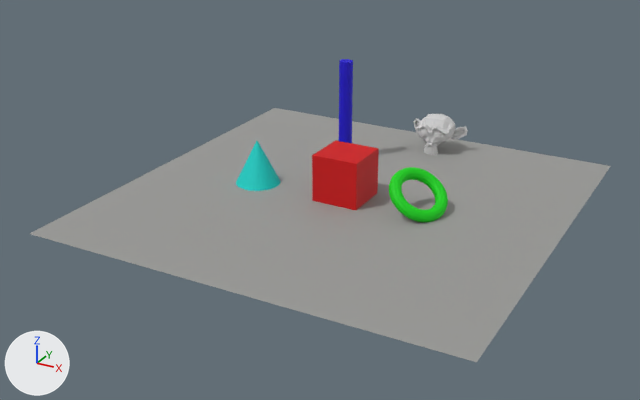
The OBJ model Prehistoric/res/models/myscene.obj: old version first, new version second.
Camera for both pictures: a camera (50 mm lens) standing at (15.4, -30.2, 14.8) and looking at (-1.0, -0.4, 0.0). Arrows for +X, +Y and +Z are at lower left; the lights stay in place. Where no turn or scale is listed for an object, it has been applied to the vertices. Vertices at the same position are counted once.

The scene before the commit, as lines of its bpy script (objects in view):
```python
me_cone = bpy.data.meshes.new('Cone')
me_cone.from_pydata(...)  # a 32-sided cone pointing to +z spanning x -5.03..-3.03, y -1.39..0.61, z 0.08..2.08
me_cone.materials.append(mat_material_006)  # cyan #00d1c8
me_cube = bpy.data.meshes.new('Cube')
me_cube.from_pydata(...)  # a box spanning x -1.0..1.0, y -1.0..1.0, z 0.15..2.15
me_cube.materials.append(mat_material_002)  # red #d10003
me_cylinder = bpy.data.meshes.new('Cylinder')
me_cylinder.from_pydata(...)  # a 32-sided cylinder along z spanning x -2.38..-1.77, y 3.71..4.28, z -2.69..4.73
me_cylinder.materials.append(mat_material_005)  # blue #1800d1
me_plane = bpy.data.meshes.new('Plane')
me_plane.from_pydata([(-8.9, -8.9, 0.2), (8.9, -8.9, 0.2), (-8.9, 8.9, 0.2), (8.9, 8.9, 0.2)], [], [(0, 1, 3, 2)])
me_plane.materials.append(mat_material_001)  # grey #9b9b98
me_suzanne = bpy.data.meshes.new('Suzanne')
me_suzanne.from_pydata(...)  # 505 vertices, 500 faces; spans x -0.22..2.52, y 6.2..7.9, z -0.11..1.86
me_suzanne.materials.append(mat_material_004)  # light grey #d1d1d1
me_torus = bpy.data.meshes.new('Torus')
me_torus.from_pydata(...)  # 576 vertices, 576 faces; spans x 2.15..4.35, y -1.2..1.2, z 0.09..1.78
me_torus.materials.append(mat_material_003)  # green #00d108
ob_cone = bpy.data.objects.new('Cone', me_cone)
ob_cone.location = (0.0, 0.0, 0.0)
ob_cube = bpy.data.objects.new('Cube', me_cube)
ob_cube.location = (0.0, 0.0, 0.0)
ob_cylinder = bpy.data.objects.new('Cylinder', me_cylinder)
ob_cylinder.location = (0.0, 0.0, 0.0)
ob_plane = bpy.data.objects.new('Plane', me_plane)
ob_plane.location = (0.0, 0.0, 0.0)
ob_suzanne = bpy.data.objects.new('Suzanne', me_suzanne)
ob_suzanne.location = (0.0, 0.0, 0.0)
ob_torus = bpy.data.objects.new('Torus', me_torus)
ob_torus.location = (0.0, 0.0, 0.0)
```
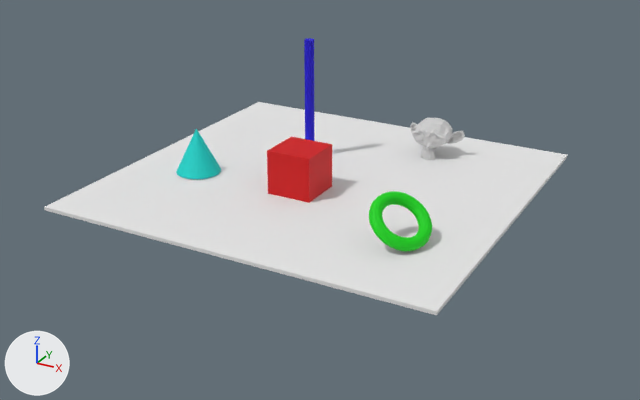
Boxes [x1, y1, x2, y2] around the edits, measured in the pictures (640 x 400 px):
'Plane', deleted
    before: [30, 108, 611, 362]
'Cube_Cube.002', added
    after: [44, 102, 567, 315]
'Cube', deleted (red)
    before: [312, 140, 379, 210]
'Cube.001', added (red)
    after: [267, 137, 332, 203]
'Torus', reshaped (7% wider, 9% taller)
    before: [389, 167, 448, 222]
    after: [369, 191, 432, 251]
'Cone', reshaped
    before: [236, 141, 281, 191]
    after: [176, 129, 221, 179]
'Cylinder', reshaped
    before: [339, 59, 353, 143]
    after: [304, 38, 315, 141]
'Suzanne', reshaped
    before: [413, 114, 468, 155]
    after: [410, 118, 465, 160]
part 1 of me_cone, deleted
    before: [236, 141, 281, 191]
part 2 of me_cone, added
    after: [176, 129, 221, 179]
part 3 of me_cylinder, deleted
    before: [339, 59, 353, 143]
part 4 of me_cylinder, added
    after: [304, 38, 315, 141]
part 6 of me_torus, deleted
    before: [389, 167, 448, 222]
part 7 of me_torus, added
    after: [369, 191, 432, 251]

Patch to the scene script:
```diff
--- a/Prehistoric/res/models/myscene.obj.py
+++ b/Prehistoric/res/models/myscene.obj.py
@@ me_cone @@
-me_cone.from_pydata(...)  # 33 vertices, 33 faces; spans x -5.03..-3.03, y -1.39..0.61, z 0.08..2.08
+me_cone.from_pydata(...)  # 33 vertices, 33 faces; spans x -8.18..-6.18, y -1.39..0.61, z 0.08..2.08
+# me_cone part 1: 33 vertices removed from x -5.03..-3.03, y -1.39..0.61, z 0.08..2.08
+# me_cone part 2: 33 vertices added at x -8.18..-6.18, y -1.39..0.61, z 0.08..2.08, forming a 32-sided cone pointing to +z
 me_cone.materials.append(mat_material_006)
@@ me_cylinder @@
-me_cylinder.from_pydata(...)  # 64 vertices, 34 faces; spans x -2.38..-1.77, y 3.71..4.28, z -2.69..4.73
+me_cylinder.from_pydata(...)  # 64 vertices, 34 faces; spans x -4.03..-3.58, y 3.54..3.97, z 0.06..5.54
+# me_cylinder part 3: 64 vertices removed from x -2.38..-1.77, y 3.71..4.28, z -2.69..4.73
+# me_cylinder part 4: 64 vertices added at x -4.03..-3.58, y 3.54..3.97, z 0.06..5.54, forming a 32-sided cylinder along z
 me_cylinder.materials.append(mat_material_005)
@@ me_suzanne @@
-me_suzanne.from_pydata(...)  # 505 vertices, 500 faces; spans x -0.22..2.52, y 6.2..7.9, z -0.11..1.86
+me_suzanne.from_pydata(...)  # 505 vertices, 500 faces; spans x -0.22..2.52, y 5.82..7.52, z -0.2..1.77
+# me_suzanne part 5: 505 vertices removed from x -0.22..2.52, y 6.2..7.9, z -0.11..1.86; 505 vertices added at x -0.22..2.52, y 5.82..7.52, z -0.2..1.77
 me_suzanne.materials.append(mat_material_004)
@@ me_torus @@
-me_torus.from_pydata(...)  # 576 vertices, 576 faces; spans x 2.15..4.35, y -1.2..1.2, z 0.09..1.78
+me_torus.from_pydata(...)  # 576 vertices, 576 faces; spans x 2.54..4.73, y -3.8..-1.39, z 0.09..1.78
+# me_torus part 6: 576 vertices removed from x 2.15..4.35, y -1.2..1.2, z 0.09..1.78
+# me_torus part 7: 576 vertices added at x 2.54..4.73, y -3.8..-1.39, z 0.09..1.78
 me_torus.materials.append(mat_material_003)
@@ me_cube_cube_002 @@
+me_cube_cube_002.from_pydata([(-10.4, -6.6, 0.0), (-10.4, -6.6, -0.1), (-10.4, 9.7, 0.0), (-10.4, 9.7, -0.1), (6.7, -6.6, 0.0), (6.7, -6.6, -0.1), (6.7, 9.7, 0.0), (6.7, 9.7, -0.1)], [], [(0, 2, 3, 1), (2, 6, 7, 3), (6, 4, 5, 7), (4, 0, 1, 5), (2, 0, 4, 6), (7, 5, 1, 3)])
+me_cube_cube_002.materials.append(mat_none)  # white #e7e7e7
@@ ob_cube @@
-ob_cube = bpy.data.objects.new('Cube', me_cube)
@@ ob_plane @@
-ob_plane = bpy.data.objects.new('Plane', me_plane)
@@ ob_cube_cube_002 @@
+ob_cube_cube_002 = bpy.data.objects.new('Cube_Cube.002', me_cube_cube_002)
+ob_cube_cube_002.location = (0.0, 0.0, 0.0)
@@ ob_cube_001 @@
+ob_cube_001 = bpy.data.objects.new('Cube.001', me_cube_001)  # a box spanning x -3.15..-1.15, y -1.0..1.0, z -0.05..1.95; in mat_material_002 (red #d10003)
+ob_cube_001.location = (0.0, 0.0, 0.0)
```
